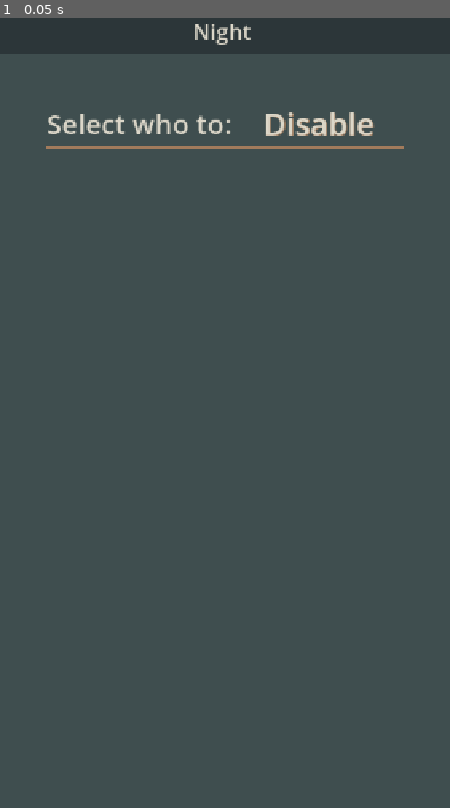
Above: before the commit, frame 1.
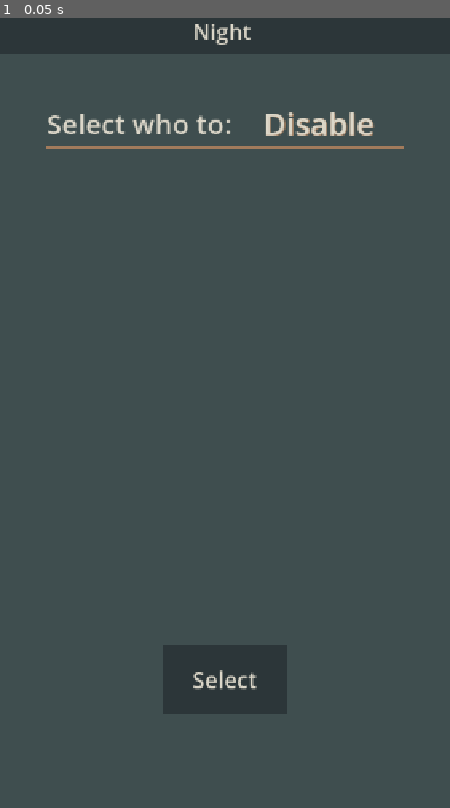
Above: after the commit, the same moment.

Repository: bojandam/LANPartyMafia
Game: Godot game, scene res://Scenes/MainGame.tscn
Two runs of this game, one before a commit and one after it. Both use one fixed random seed, a clock stepped at 60 frames per second and the inputs below. This scene is started directly instead of the project's main scene.
Inputs:
- Up to frame 1 (0.05 s): no input

The runs differ from the first frame. In frame 1, 0.1% of the frame differs, in the area x 42-58%, y 82-86%.

Commit message:
fixed icon-recoloraition shader bug

Diff:
--- a/Scenes/MainGame.tscn
+++ b/Scenes/MainGame.tscn
@@ -164,7 +164,7 @@
 
 [node name="EffectSelector" type="VBoxContainer" parent="BackgroundRect/MainMarginContainer" unique_id=1452770353]
 layout_mode = 2
-theme_override_constants/separation = 15
+theme_override_constants/separation = 25
 
 [node name="PanelContainer" type="PanelContainer" parent="BackgroundRect/MainMarginContainer/EffectSelector" unique_id=441300253]
 layout_mode = 2
@@ -193,6 +193,7 @@
 
 [node name="NameList" type="GridContainer" parent="BackgroundRect/MainMarginContainer/EffectSelector" unique_id=468703840]
 layout_mode = 2
+size_flags_vertical = 3
 columns = 2
 script = ExtResource("2_d4f28")
 styleboxes = Dictionary[String, StyleBox]({
@@ -217,6 +218,12 @@
 button_group = SubResource("ButtonGroup_iuea6")
 text = "Name"
 
+[node name="Select" type="Button" parent="BackgroundRect/MainMarginContainer/EffectSelector" unique_id=583847930]
+custom_minimum_size = Vector2(200, 100)
+layout_mode = 2
+size_flags_horizontal = 4
+text = "Select"
+
 [node name="MultiplayerController" type="Node" parent="." unique_id=2020333862]
 unique_name_in_owner = true
 script = ExtResource("1_frf35")
--- a/Scenes/Menu.tscn
+++ b/Scenes/Menu.tscn
@@ -23,6 +23,7 @@
 [sub_resource type="ShaderMaterial" id="ShaderMaterial_s2c3o"]
 shader = ExtResource("1_s2c3o")
 shader_parameter/colorCount = 1
+shader_parameter/change_alpha = true
 shader_parameter/target_colors = PackedColorArray(0, 0, 0, 1)
 shader_parameter/replace_colors = PackedColorArray(0.63529414, 0.48235294, 0.36078432, 1)
 shader_parameter/tolerance = 0.0
@@ -30,6 +31,7 @@
 [sub_resource type="ShaderMaterial" id="ShaderMaterial_ab40c"]
 shader = ExtResource("1_s2c3o")
 shader_parameter/colorCount = 1
+shader_parameter/change_alpha = false
 shader_parameter/target_colors = PackedColorArray(0, 0, 0, 1)
 shader_parameter/replace_colors = PackedColorArray(0.8627451, 0.84313726, 0.7882353, 1)
 shader_parameter/tolerance = 0.0
@@ -124,6 +126,7 @@
 [sub_resource type="ShaderMaterial" id="ShaderMaterial_aobxe"]
 shader = ExtResource("1_s2c3o")
 shader_parameter/colorCount = 1
+shader_parameter/change_alpha = true
 shader_parameter/target_colors = PackedColorArray(0, 0, 0, 1)
 shader_parameter/replace_colors = PackedColorArray(0.24705882, 0.30588236, 0.30980393, 1)
 shader_parameter/tolerance = 0.0
@@ -135,6 +138,7 @@
 [sub_resource type="ShaderMaterial" id="ShaderMaterial_sjh0l"]
 shader = ExtResource("1_s2c3o")
 shader_parameter/colorCount = 1
+shader_parameter/change_alpha = true
 shader_parameter/target_colors = PackedColorArray(0, 0, 0, 1)
 shader_parameter/replace_colors = PackedColorArray(0.24705882, 0.30588236, 0.30980393, 1)
 shader_parameter/tolerance = 0.0
@@ -291,7 +295,6 @@
 
 [node name="JoinVBoxContainer" type="VBoxContainer" parent="BackgroundRect/MainMarginContainer" unique_id=202412062 groups=["hidden"]]
 unique_name_in_owner = true
-visible = false
 layout_mode = 2
 theme_override_constants/separation = 75
 
@@ -346,6 +349,7 @@
 
 [node name="LobbyVBoxContainer" type="VBoxContainer" parent="BackgroundRect/MainMarginContainer" unique_id=181654514 groups=["hidden"]]
 unique_name_in_owner = true
+visible = false
 layout_mode = 2
 theme_override_constants/separation = 75
 
@@ -410,8 +414,6 @@
 unique_name_in_owner = true
 layout_mode = 2
 size_flags_horizontal = 4
-theme_override_font_sizes/font_size = 36
-theme_override_styles/normal = ExtResource("1_6pedr")
 text = "Start Game"
 
 [node name="ReconnectPopUp" type="ColorRect" parent="BackgroundRect" unique_id=1553960554 groups=["hidden"]]
--- a/Shaders/ColorOverlay.gdshader
+++ b/Shaders/ColorOverlay.gdshader
@@ -1,6 +1,7 @@
 shader_type canvas_item;
 
 uniform int colorCount;
+uniform bool change_alpha = true;
 uniform vec4 target_colors[10] : source_color;
 uniform vec4 replace_colors[10] : source_color;
 uniform float tolerance : hint_range(0, 1);
@@ -11,7 +12,8 @@
     	float dist = distance(tex_color.rgb, target_colors[i].rgb);
 	    if (dist <= tolerance) {
 	        tex_color.rgb = replace_colors[i].rgb;
-			tex_color.a = replace_colors[i].a;
+			if(change_alpha)
+				tex_color.a = replace_colors[i].a;
 	    }
 	}
 
